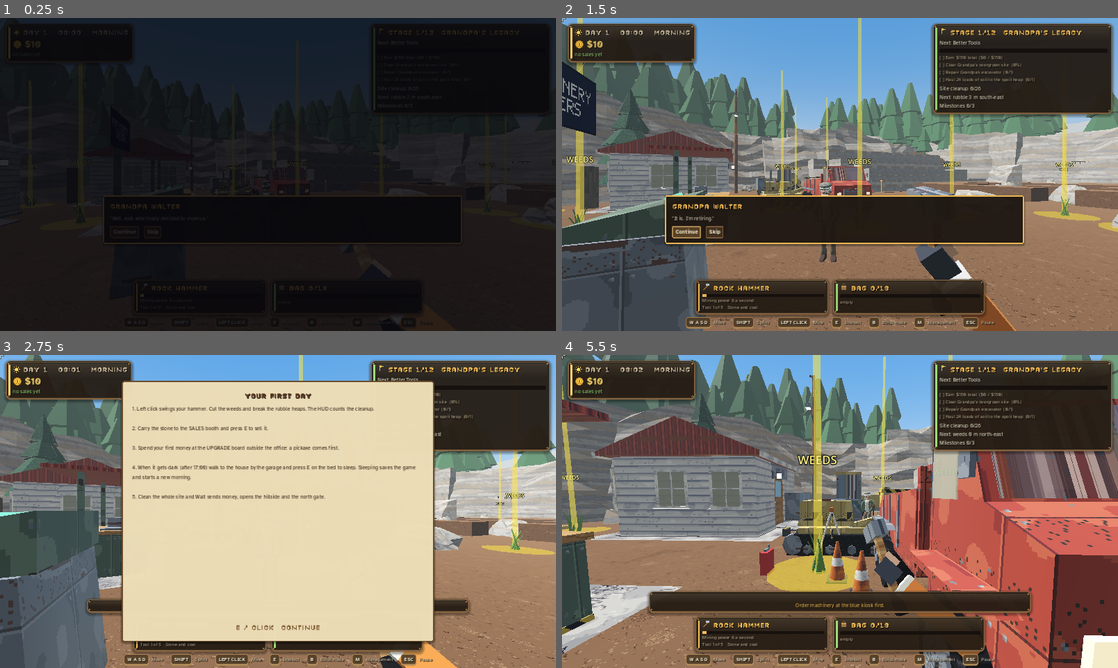
Above: before the commit, frames 1-4 (two rows, left to right).
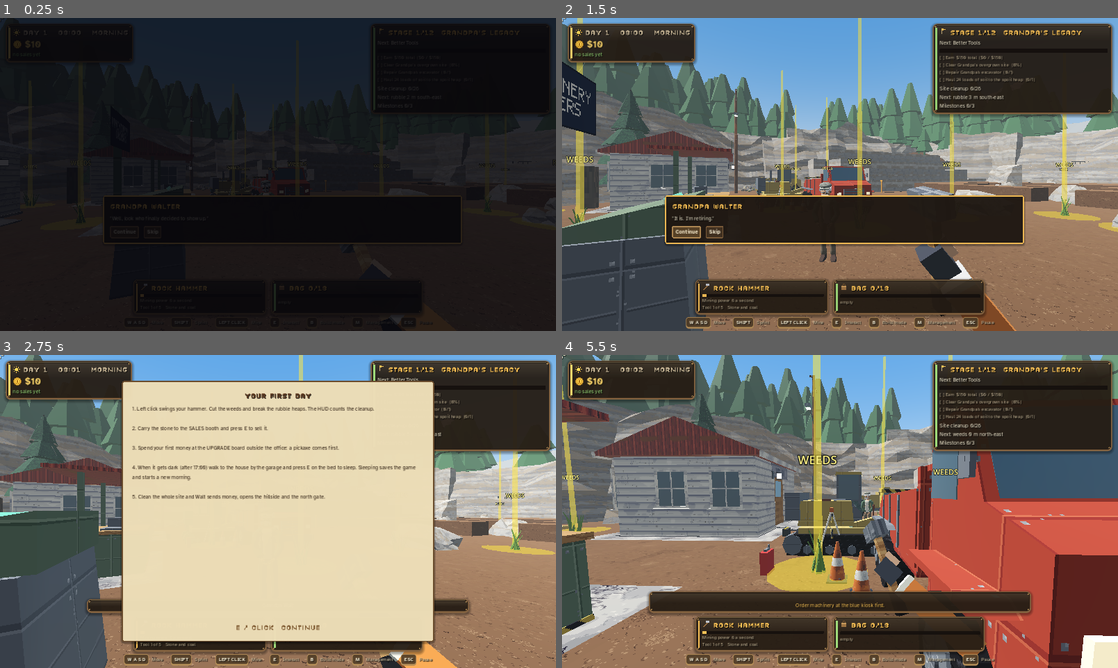
Above: after the commit, the same moments.

Repository: jafetmora79-lab/Quarry-Days
Game: Godot game, scene res://Main.tscn
Two runs of this game, one before a commit and one after it. Both use one fixed random seed, a clock stepped at 60 frames per second and the inputs below.
Inputs (mouse positions are in pixels of both pictures, inside the frame that each line leads up to):
- Up to frame 1 (0.25 s): no input
- Up to frame 2 (1.5 s): click "Continue" at 0.5 s; click "Continue" at 1.25 s
- Up to frame 3 (2.75 s): click "Skip" at 2 s
- Up to frame 4 (5.5 s): tap Enter at 2.75 s; move the mouse to (962, 495) at 2.77 s; hold D (move_right) 2.78-3.53 s; hold E (interact) 2.78-3.53 s; click (962, 495) at 2.92 s; tap Space at 3.02, 3.77, 5.27 s; move the mouse to (812, 511) at 3.52 s; hold W (move_forward) from 3.53 s (still down); tap P (place_machine) at 3.6 s; move the mouse to (851, 505) at 4.27 s; hold R (rotate_machine) 4.28-5.03 s; move the mouse to (834, 517) at 5.02 s; tap Shift (sprint) at 5.1 s; click (834, 517) at 5.17 s

The runs differ from the first frame. In frame 2, 1.4% of the frame differs, in the area x 0-67%, y 44-100%; in frame 3, 1.2%; in frame 4, 10%, in the area x 1-100%, y 14-100%.

Commit message:
Asset overhaul: clean paint textures, clean glass, rebuilt hand splitter, powered hammer, pneumatic chisel and repair hose
Co-Authored-By: Claude Sonnet 5.5 <noreply@anthropic.com>
Claude-Session: https://claude.ai/code/session_01BdFm1yVtnu8eVQTLcJwNBQ

Diff:
--- /dev/null
+++ b/assets/materials/M_QD_Crack1.tres
@@ -0,0 +1,11 @@
+[gd_resource type="StandardMaterial3D" load_steps=2 format=3]
+
+[ext_resource type="Texture2D" path="res://assets/textures/T_QD_Crack1.png" id="1_albedo"]
+
+[resource]
+resource_name = "M_QD_Crack1"
+albedo_texture = ExtResource("1_albedo")
+metallic_specular = 0.2
+roughness = 0.95
+uv1_scale = Vector3(1, 1, 1)
+texture_filter = 4
--- /dev/null
+++ b/assets/materials/M_QD_Crack2.tres
@@ -0,0 +1,11 @@
+[gd_resource type="StandardMaterial3D" load_steps=2 format=3]
+
+[ext_resource type="Texture2D" path="res://assets/textures/T_QD_Crack2.png" id="1_albedo"]
+
+[resource]
+resource_name = "M_QD_Crack2"
+albedo_texture = ExtResource("1_albedo")
+metallic_specular = 0.2
+roughness = 0.95
+uv1_scale = Vector3(1, 1, 1)
+texture_filter = 4
--- /dev/null
+++ b/assets/materials/M_QD_Crack3.tres
@@ -0,0 +1,11 @@
+[gd_resource type="StandardMaterial3D" load_steps=2 format=3]
+
+[ext_resource type="Texture2D" path="res://assets/textures/T_QD_Crack3.png" id="1_albedo"]
+
+[resource]
+resource_name = "M_QD_Crack3"
+albedo_texture = ExtResource("1_albedo")
+metallic_specular = 0.2
+roughness = 0.95
+uv1_scale = Vector3(1, 1, 1)
+texture_filter = 4
--- /dev/null
+++ b/assets/materials/M_QD_Glass.tres
@@ -0,0 +1,7 @@
+[gd_resource type="StandardMaterial3D" format=3]
+
+[resource]
+resource_name = "M_QD_Glass"
+albedo_color = Color(0.2, 0.28, 0.32, 1)
+metallic_specular = 0.6
+roughness = 0.3
--- a/assets/materials/M_QD_PaintOrange.tres
+++ b/assets/materials/M_QD_PaintOrange.tres
@@ -5,7 +5,7 @@
 [resource]
 resource_name = "M_QD_PaintOrange"
 albedo_texture = ExtResource("1_albedo")
-metallic_specular = 0.35
-roughness = 0.75
+metallic_specular = 0.2
+roughness = 0.8
 uv1_scale = Vector3(1, 1, 1)
 texture_filter = 4
--- a/assets/materials/M_QD_PaintRed.tres
+++ b/assets/materials/M_QD_PaintRed.tres
@@ -5,7 +5,7 @@
 [resource]
 resource_name = "M_QD_PaintRed"
 albedo_texture = ExtResource("1_albedo")
-metallic_specular = 0.35
-roughness = 0.75
+metallic_specular = 0.2
+roughness = 0.8
 uv1_scale = Vector3(1, 1, 1)
 texture_filter = 4
--- a/assets/materials/M_QD_PaintYellow.tres
+++ b/assets/materials/M_QD_PaintYellow.tres
@@ -5,7 +5,7 @@
 [resource]
 resource_name = "M_QD_PaintYellow"
 albedo_texture = ExtResource("1_albedo")
-metallic_specular = 0.35
-roughness = 0.75
+metallic_specular = 0.2
+roughness = 0.8
 uv1_scale = Vector3(1, 1, 1)
 texture_filter = 4
--- a/assets/materials/M_QD_SteelGreen.tres
+++ b/assets/materials/M_QD_SteelGreen.tres
@@ -5,7 +5,7 @@
 [resource]
 resource_name = "M_QD_SteelGreen"
 albedo_texture = ExtResource("1_albedo")
-metallic_specular = 0.4
-roughness = 0.7
+metallic_specular = 0.2
+roughness = 0.8
 uv1_scale = Vector3(1, 1, 1)
 texture_filter = 4
--- a/assets/materials/M_QD_SteelPlate.tres
+++ b/assets/materials/M_QD_SteelPlate.tres
@@ -5,7 +5,7 @@
 [resource]
 resource_name = "M_QD_SteelPlate"
 albedo_texture = ExtResource("1_albedo")
-metallic_specular = 0.5
-roughness = 0.6
+metallic_specular = 0.3
+roughness = 0.65
 uv1_scale = Vector3(1, 1, 1)
 texture_filter = 4
--- a/scripts/art/gear_models.gd
+++ b/scripts/art/gear_models.gd
@@ -131,55 +131,67 @@
 			b.box("red", Vector3(0, 0.56, 0.05), Vector3(0.074, 0.03, 0.05))       # painted stripe
 			b.box("dark", Vector3(0, 0.58, 0.285), Vector3(0.08, 0.1, 0.02))       # rubber bumper on the blade
 			b.box("bright", Vector3(0, 0.52, -0.33), Vector3(0.02, 0.02, 0.05))    # hardened tip
-		"hand_splitter":       # wedge between two jaw plates on a column, with a long pumping lever
-			b.box("dark", Vector3(0, 0.05, 0), Vector3(0.044, 0.15, 0.044))
-			b.cyl("steel", Vector3(0, 0.1, 0), 0.034, 0.03, 0.3, 8)
-			b.box("steel", Vector3(0, 0.42, 0), Vector3(0.05, 0.1, 0.16))           # head block
-			b.box("bright", Vector3(0, 0.485, -0.03), Vector3(0.026, 0.12, 0.085), Vector2(1.0, 0.1))   # the wedge
-			for z in [-0.075, 0.075]:
-				b.box("steel", Vector3(0, 0.46, z), Vector3(0.07, 0.1, 0.014))      # jaw plates
-			b.along_x("bright", Vector3(0.0, 0.3, 0.0), 0.018, 0.12, 6)           # pivot bolt through the column
+		"hand_splitter":       # a feather-and-wedge splitter: rubber grip, steel column, jaw block with two plates and a wedge, pumping lever
+			b.cyl("dark", Vector3(0, -0.05, 0), 0.03, 0.034, 0.2, 8)               # rubber grip
+			b.cyl("steel", Vector3(0, 0.15, 0), 0.05, 0.05, 0.016, 8)               # hand guard
+			b.cyl("steel", Vector3(0, 0.166, 0), 0.032, 0.03, 0.25, 8)              # column
+			b.box("steel", Vector3(0, 0.46, 0), Vector3(0.07, 0.09, 0.15))          # jaw block, standing on the column
+			for z in [-0.083, 0.083]:
+				b.box("steel", Vector3(0, 0.47, z), Vector3(0.06, 0.12, 0.016))      # the two jaw plates, flat against the block
+			b.box("bright", Vector3(0, 0.575, 0), Vector3(0.035, 0.1, 0.12), Vector2(0.35, 1.0))   # the wedge, seated between the plates
+			b.along_z("bright", Vector3(0, 0.47, 0.105), 0.016, 0.016, 0.21, 6)      # cross bolt through both plates and the block
+			b.along_x("bright", Vector3(0.0, 0.3, 0.0), 0.018, 0.13, 6)             # pivot bolt through the column
 			var lever := Node3D.new()
 			lever.name = "Lever"
 			lever.position = Vector3(0, 0.3, 0.0)
 			n.add_child(lever)
 			var lb := Builder.new()
-			lb.box("orange", Vector3(0, 0.0, 0.19), Vector3(0.05, 0.03, 0.4))     # the lever's eye wraps the pivot bolt
-			lb.box("dark", Vector3(0, 0.0, 0.33), Vector3(0.04, 0.04, 0.1))
+			lb.box("orange", Vector3(0, 0.0, 0.0), Vector3(0.1, 0.06, 0.08))        # the lever's eye wraps the column
+			lb.box("orange", Vector3(0, 0.0, 0.22), Vector3(0.036, 0.04, 0.4))      # arm
+			lb.box("dark", Vector3(0, 0.0, 0.39), Vector3(0.05, 0.05, 0.12))        # hand grip on the arm's end
 			lb.finish(lever)
 			n.set_meta("lever", lever)
-		"powered_hammer":      # motor housing, vented, impact barrel with a reciprocating hammer face, pistol grip and cable
-			b.box("orange", Vector3(0, 0.12, 0.0), Vector3(0.12, 0.14, 0.3))
+		"powered_hammer":      # demolition hammer: orange motor housing, vented, clamped barrel, pistol grip, top handle, cable and a chisel bit
+			b.box("orange", Vector3(0, 0.12, 0.0), Vector3(0.13, 0.16, 0.3), Vector2(0.92, 0.95))   # housing
+			b.box("dark", Vector3(0, 0.12, 0.165), Vector3(0.11, 0.13, 0.03))       # rubber end cap
 			for z in [-0.06, -0.02, 0.02, 0.06]:
-				b.box("dark", Vector3(0.062, 0.13, z), Vector3(0.006, 0.08, 0.014))  # vent slats
-			b.box("dark", Vector3(0, 0.0, 0.07), Vector3(0.05, 0.17, 0.07), Vector2(0.9, 0.9))
-			b.box("steel", Vector3(0, 0.08, 0.0), Vector3(0.02, 0.04, 0.03))       # trigger
-			b.box("dark", Vector3(0, 0.215, 0.1), Vector3(0.1, 0.03, 0.04))        # top handle bar
-			b.along_z("steel", Vector3(0, 0.12, -0.15), 0.042, 0.04, 0.17, 8)
-			b.box("dark", Vector3(0, 0.12, 0.2), Vector3(0.02, 0.02, 0.18))        # cable
-			b.box("dark", Vector3(0, 0.06, 0.34), Vector3(0.02, 0.02, 0.16))
+				b.box("dark", Vector3(0.067, 0.13, z), Vector3(0.012, 0.08, 0.016))  # vent slats, set into the side
+				b.box("dark", Vector3(-0.067, 0.13, z), Vector3(0.012, 0.08, 0.016))
+			b.box("dark", Vector3(0, 0.0, 0.07), Vector3(0.055, 0.19, 0.075), Vector2(0.9, 0.9))   # pistol grip, hanging from the housing
+			b.box("steel", Vector3(0, 0.07, 0.02), Vector3(0.022, 0.05, 0.03))      # trigger in front of the grip
+			b.box("dark", Vector3(0, 0.215, 0.09), Vector3(0.1, 0.036, 0.1))        # top handle
+			b.along_z("steel", Vector3(0, 0.12, -0.15), 0.045, 0.045, 0.14, 8)      # barrel
+			b.along_z("steel", Vector3(0, 0.12, -0.18), 0.054, 0.054, 0.035, 8)     # clamp ring round the barrel
+			b.box("dark", Vector3(-0.095, 0.12, -0.17), Vector3(0.07, 0.034, 0.034))   # side grip bolted to the clamp
+			MeshKit.tube_into(b.s("dark"), [Vector3(0, 0.12, 0.18), Vector3(0, 0.1, 0.26), Vector3(0, 0.04, 0.33), Vector3(0, -0.04, 0.38)], 0.014, 6)   # the cable leaves the end cap
 			var ram := Node3D.new()
-			ram.position = Vector3(0, 0.12, -0.33)
+			ram.position = Vector3(0, 0.12, -0.32)
 			n.add_child(ram)
 			var rb := Builder.new()
-			rb.box("bright", Vector3(0, 0, 0.0), Vector3(0.085, 0.085, 0.05))
-			rb.box("steel", Vector3(0, 0, 0.05), Vector3(0.05, 0.05, 0.08))
+			rb.box("bright", Vector3(0, 0, 0.0), Vector3(0.07, 0.07, 0.05))         # the hammer collar rides out of the barrel
+			rb.box("steel", Vector3(0, 0, 0.06), Vector3(0.05, 0.05, 0.1))          # and back into it
+			rb.box("bright", Vector3(0, 0, -0.1), Vector3(0.028, 0.028, 0.18))      # chisel bit
+			rb.box("bright", Vector3(0, 0, -0.2), Vector3(0.014, 0.014, 0.04), Vector2(0.4, 0.4))
 			rb.finish(ram)
 			n.set_meta("spinner", ram)
-		"pneumatic_chisel":    # metal housing, two grips, air hose, vibrating chisel
-			b.cyl("steel", Vector3(0, -0.4, 0), 0.05, 0.043, 0.36, 8)
-			b.cyl("blue", Vector3(0, -0.26, 0), 0.054, 0.054, 0.06, 8)             # colour band
-			b.box("steel", Vector3(0, 0.0, 0), Vector3(0.34, 0.03, 0.03))          # handles
+		"pneumatic_chisel":    # air chisel: ribbed steel body with a colour band, T-handle, air inlet with its hose, spring retainer and the vibrating chisel
+			b.cyl("steel", Vector3(0, -0.4, 0), 0.054, 0.048, 0.37, 8)             # body
+			b.cyl("blue", Vector3(0, -0.27, 0), 0.058, 0.058, 0.05, 8)             # colour band
+			b.cyl("steel", Vector3(0, -0.04, 0), 0.062, 0.058, 0.05, 8)            # top cap
+			b.cyl("dark", Vector3(0, -0.435, 0), 0.058, 0.058, 0.035, 8)           # spring retainer at the nose
+			b.cyl("bright", Vector3(0, 0.01, 0), 0.034, 0.03, 0.04, 6)             # post up into the handle
+			b.box("steel", Vector3(0, 0.04, 0), Vector3(0.34, 0.04, 0.04))         # T-handle bar, sitting on the post
 			for x in [-0.15, 0.15]:
-				b.box("dark", Vector3(x, 0.0, 0), Vector3(0.09, 0.05, 0.05))
-			b.cyl("bright", Vector3(0, -0.03, 0.0), 0.03, 0.026, 0.06, 6)
-			MeshKit.tube_into(b.s("dark"), [Vector3(0, 0.0, 0.03), Vector3(0, 0.05, 0.14), Vector3(0, 0.03, 0.24), Vector3(0, -0.06, 0.3), Vector3(0, -0.16, 0.34), Vector3(0, -0.26, 0.36)], 0.016, 6)   # the air hose, one piece, curving back and down
+				b.box("dark", Vector3(x, 0.04, 0), Vector3(0.1, 0.06, 0.06))       # rubber grips
+			b.box("bright", Vector3(0.0, -0.01, 0.06), Vector3(0.04, 0.04, 0.05))  # air inlet nipple on the cap
+			MeshKit.tube_into(b.s("dark"), [Vector3(0, -0.01, 0.085), Vector3(0, 0.0, 0.17), Vector3(0, -0.04, 0.26), Vector3(0, -0.14, 0.32), Vector3(0, -0.26, 0.34)], 0.017, 6)   # the air hose, one piece, from the inlet
 			var chisel := Node3D.new()
-			chisel.position = Vector3(0, -0.42, 0)
+			chisel.position = Vector3(0, -0.44, 0)
 			n.add_child(chisel)
 			var cb := Builder.new()
-			cb.box("bright", Vector3(0, -0.1, 0), Vector3(0.04, 0.2, 0.014), Vector2(1.0, 0.5))
-			cb.box("steel", Vector3(0, 0.0, 0), Vector3(0.05, 0.03, 0.05))
+			cb.box("steel", Vector3(0, 0.0, 0), Vector3(0.05, 0.04, 0.05))         # collar, sliding in the retainer
+			cb.box("bright", Vector3(0, -0.08, 0), Vector3(0.032, 0.14, 0.032))    # shank
+			cb.box("bright", Vector3(0, -0.17, 0), Vector3(0.05, 0.05, 0.012), Vector2(0.3, 1.0))   # chisel blade
 			cb.finish(chisel)
 			n.set_meta("spinner", chisel)
 	b.finish(n)
--- a/scripts/art/opening_models.gd
+++ b/scripts/art/opening_models.gd
@@ -22,18 +22,20 @@
 			for x in [-0.1, 0.1]:
 				MeshKit.frustum_into(steel, Vector3(x, 0.27, 0.05), 0.025, 0.02, 0.05, 6)
 			MeshKit.box_into(accent, Vector3(0, 0.14, 0.1), Vector3(0.2, 0.08, 0.01))
-		"hose":           # a hydraulic hose wound into a coil, with a brass fitting crimped on each end
+		"hose":           # a hydraulic hose wound into a three-turn coil, with a brass fitting crimped on each end
 			var pts := []
-			for k in range(0, 25):
-				var t := float(k) / 24.0
-				var ang := TAU * 2.0 * t
-				var rad := 0.2 - 0.04 * t
-				pts.append(Vector3(cos(ang) * rad, 0.035 + 0.075 * t, sin(ang) * rad))
-			MeshKit.tube_into(dark, pts, 0.032, 6)
+			for k in range(0, 37):
+				var t := float(k) / 36.0
+				var ang := TAU * 3.0 * t
+				var rad := 0.21 - 0.05 * t
+				pts.append(Vector3(cos(ang) * rad, 0.03 + 0.1 * t, sin(ang) * rad))
+			MeshKit.tube_into(dark, pts, 0.02, 6)
 			var p0: Vector3 = pts[0]
 			var p1: Vector3 = pts[pts.size() - 1]
-			MeshKit.frustum_into(accent, p0 + Vector3(0.0, -0.035, 0.0), 0.04, 0.04, 0.07, 6)         # the ends stand a little proud of the coil
-			MeshKit.frustum_into(accent, p1 + Vector3(0.0, -0.035, 0.0), 0.04, 0.04, 0.07, 6)
+			MeshKit.frustum_into(accent, p0 + Vector3(0.0, -0.03, 0.0), 0.034, 0.034, 0.07, 6)    # the ends stand proud of the coil
+			MeshKit.frustum_into(accent, p1 + Vector3(0.0, -0.03, 0.0), 0.034, 0.034, 0.07, 6)
+			MeshKit.box_into(steel, p0 + Vector3(0.0, 0.05, 0.0), Vector3(0.05, 0.02, 0.05))      # hex nuts
+			MeshKit.box_into(steel, p1 + Vector3(0.0, 0.05, 0.0), Vector3(0.05, 0.02, 0.05))
 		"fuel":           # a red jerry can with a spout and a handle
 			MeshKit.box_into(dark, Vector3(0, 0.22, 0), Vector3(0.34, 0.44, 0.16), Vector2(0.96, 0.96))
 			MeshKit.box_into(steel, Vector3(0, 0.46, 0.0), Vector3(0.18, 0.04, 0.05))
@@ -45,6 +47,7 @@
 		mats["accent"] = MeshKit.flat(Color(0.9, 0.85, 0.7))
 	if id == "hose":
 		mats["accent"] = MeshKit.flat(Color(0.75, 0.55, 0.2))
+		mats["dark"] = MeshKit.flat(Color(0.2, 0.24, 0.3))       # blue-grey rubber, so the coil does not read as a black tyre
 	_inst(n, dark, mats["dark"])
 	_inst(n, steel, mats["steel"])
 	_inst(n, accent, mats["accent"])
--- a/scripts/art/quarry_art.gd
+++ b/scripts/art/quarry_art.gd
@@ -61,7 +61,7 @@
 const M_RUSTED := VEIL + "Materials_Godot/Furniture/M_Furn_MetalRusted.tres"
 const M_RUBBER := VEIL + "Materials_Godot/Furniture/M_Furn_Rubber.tres"
 const M_WOOD := VEIL + "Materials_Godot/Furniture/M_Furn_WoodLight.tres"
-const M_GLASS := VEIL + "05_Vehicles/Shared_Materials/M_Veh_Glass_Dirty.tres"
+const M_GLASS := "res://assets/materials/M_QD_Glass.tres"      # clean smoked glass: the Veil dirty-glass texture read as speckle noise on cabs
 const ROCK_MAT := {"limestone": "RockLimestone", "coal": "RockCoal", "iron_ore": "RockIron", "crushed_stone": "RockGravel", "copper_ore": "RockCopper", "gold_ore": "RockGold", "soil": "ExcavatedDirt"}
 
 var game
--- a/scripts/art/vehicle_models.gd
+++ b/scripts/art/vehicle_models.gd
@@ -4,7 +4,7 @@
 ## side profiles, beveled panels, faceted wheels with tread texture, hydraulic rams and glass, using the
 ## Quarry Days / THE VEIL pixel materials. Vehicles face -Z. Only visuals: collision stays one box.
 
-const GLASS := "res://THE_VEIL_ASSETS_V2/05_Vehicles/Shared_Materials/M_Veh_Glass_Dirty.tres"
+const GLASS := "res://assets/materials/M_QD_Glass.tres"
 
 static func _soups(keys: Array) -> Dictionary:
 	var d := {}
Binary file changed: assets/textures/T_QD_PaintOrange.png
Not shown, changed: assets/textures/T_QD_PaintOrange.png.import
Binary file changed: assets/textures/T_QD_PaintRed.png
Not shown, changed: assets/textures/T_QD_PaintRed.png.import
Binary file changed: assets/textures/T_QD_PaintYellow.png
Not shown, changed: assets/textures/T_QD_PaintYellow.png.import
Binary file changed: assets/textures/T_QD_SteelGreen.png
Not shown, changed: assets/textures/T_QD_SteelGreen.png.import
Binary file changed: assets/textures/T_QD_SteelPlate.png
Not shown, changed: assets/textures/T_QD_SteelPlate.png.import
Binary file changed: docs/models/procedural/buildings__garage.glb
Binary file changed: docs/models/procedural/buildings__home.glb
(and 37 more such lines)
